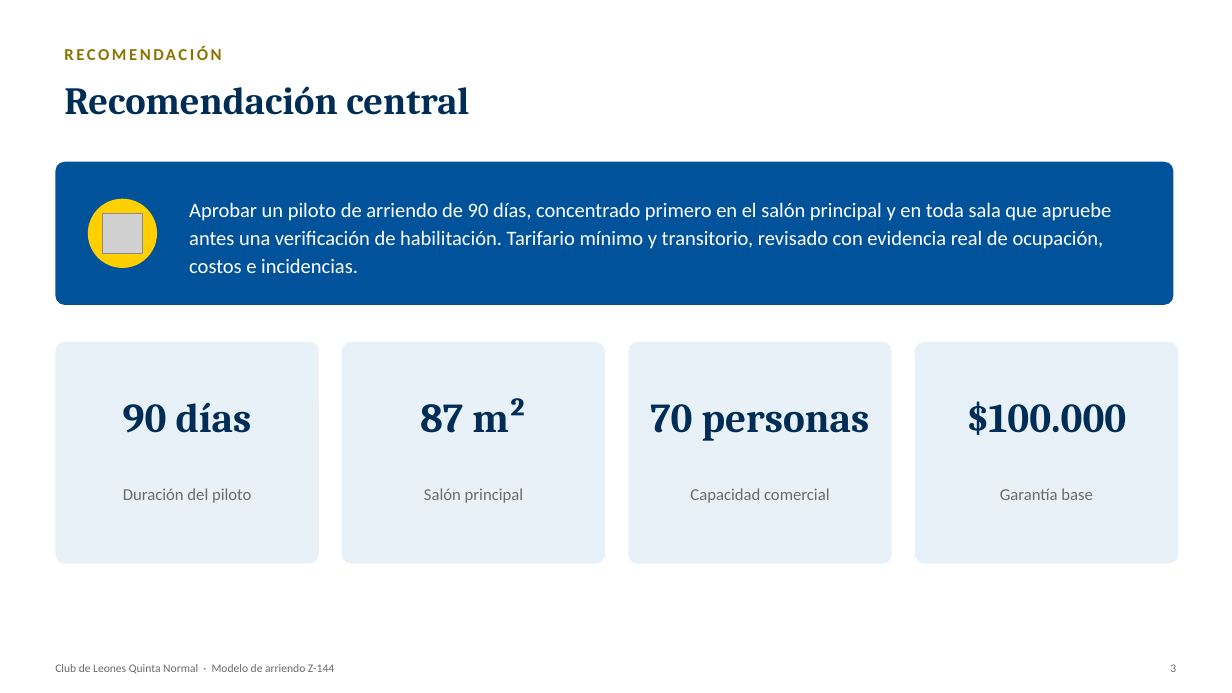
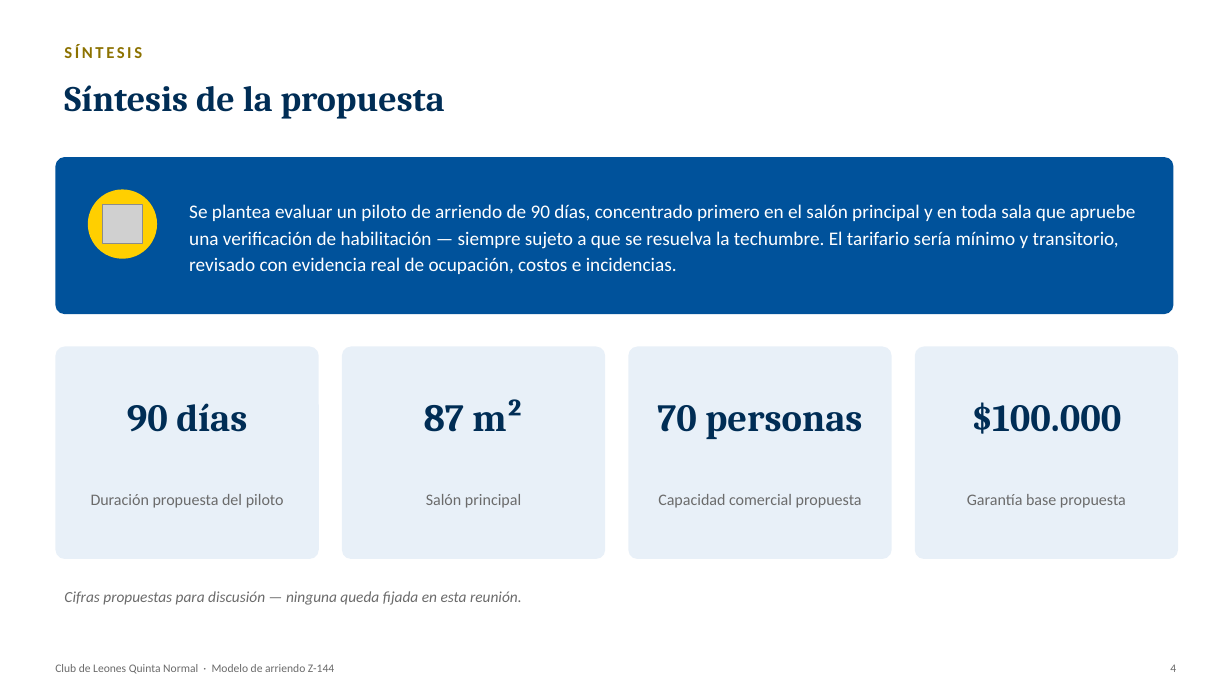
Before and after one commit to wbarrientosd-svg/claude, a slide deck: slide 4 of informes/Presentacion_Modelo_Arriendo_Club_Leones_Z144.pptx (slide 3 before the commit). Drawn at 1232x693 pixels with LibreOffice and Linux fonts; fonts in the diff are those of the drawing; grey boxes stand for pictures. Boxes give left, top, right and bottom in pixels: in the first picture for what was removed or moved away, otherwise in the second. Text is boxed around its words. In the diff, an @@ line names an element or a change of style, - is before the commit and + after.

```diff
--- a/informes/Presentacion_Modelo_Arriendo_Club_Leones_Z144.pptx
+++ b/informes/Presentacion_Modelo_Arriendo_Club_Leones_Z144.pptx
@@ text removed at box(64, 46, 221, 60) @@
-RECOMENDACIÓN
@@ text added at box(64, 45, 142, 58), 13 pt, text #8C7200, bold @@
+SÍNTESIS
@@ text at box(64, 85, 445, 119): text changed; size 30 to 28 pt @@
-Recomendación central
+Síntesis de la propuesta
@@ proportions changed in 5 elements at box(55, 347, 319, 559), box(342, 347, 605, 559), box(628, 347, 892, 559), box(915, 347, 1178, 559), box(55, 157, 1174, 314) @@
@@ rounded rectangle: place and size @@
-rounded rectangle at box(55, 162, 1174, 305)
+rounded rectangle at box(55, 157, 1174, 314)
@@ ellipse: place and size @@
-ellipse at box(88, 199, 157, 268)
+ellipse at box(88, 189, 157, 259)
@@ picture: place and size @@
-picture at box(103, 213, 142, 253)
+picture at box(103, 204, 142, 244)
@@ text at box(189, 204, 1135, 274): text changed; size 16 to 15 pt @@
-Aprobar un piloto de arriendo de 90 días, concentrado primero en el salón principal y en toda sala que apruebe antes una verificación de habilitación. Tarifario mínimo y transitorio, revisado con evidencia real de ocupación, costos e incidencias.
+Se plantea evaluar un piloto de arriendo de 90 días, concentrado primero en el salón principal y en toda sala que apruebe una verificación de habilitación — siempre sujeto a que se resuelva la techumbre. El tarifario sería mínimo y transitorio, revisado con evidencia real de ocupación, costos e incidencias.
@@ rounded rectangle: place and size @@
-rounded rectangle at box(55, 342, 319, 564)
+rounded rectangle at box(55, 347, 319, 559)
@@ rounded rectangle: place and size @@
-rounded rectangle at box(342, 342, 605, 564)
+rounded rectangle at box(342, 347, 605, 559)
@@ rounded rectangle: place and size @@
-rounded rectangle at box(628, 342, 892, 564)
+rounded rectangle at box(628, 347, 892, 559)
@@ rounded rectangle: place and size @@
-rounded rectangle at box(915, 342, 1178, 564)
+rounded rectangle at box(915, 347, 1178, 559)
@@ size 32 to 30 pt in 4 elements at box(127, 403, 247, 432), box(424, 399, 523, 432), box(657, 405, 862, 439), box(971, 402, 1121, 434) @@
@@ text "Salón principal" at box(426, 494, 521, 508): size 13 to 12.5 pt @@
@@ text at box(91, 494, 284, 508): text changed; size 13 to 12.5 pt @@
-Duración del piloto
+Duración propuesta del piloto
@@ text at box(658, 494, 862, 508): text changed; size 13 to 12.5 pt @@
-Capacidad comercial
+Capacidad comercial propuesta
@@ text at box(967, 494, 1126, 508): text changed; size 13 to 12.5 pt @@
-Garantía base
+Garantía base propuesta
@@ text added at box(64, 591, 522, 605), 12 pt, text #6B6B6B, italic @@
+Cifras propuestas para discusión — ninguna queda fijada en esta reunión.
@@ text at box(1170, 664, 1176, 672): text changed @@
-3
+4
```
Also in this commit, not shown: 6 other slides changed, 4 slides added, 3 slides removed.
